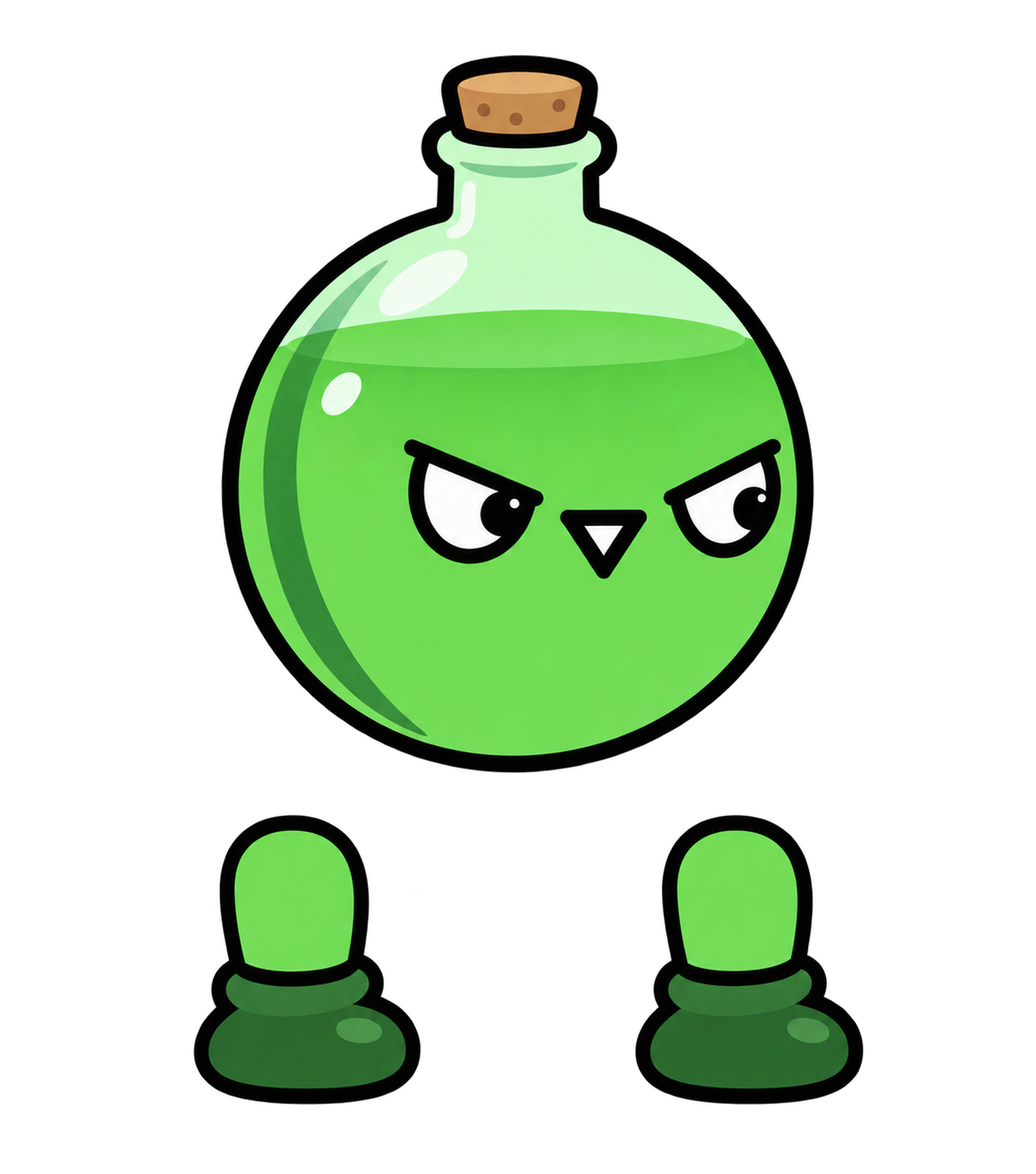
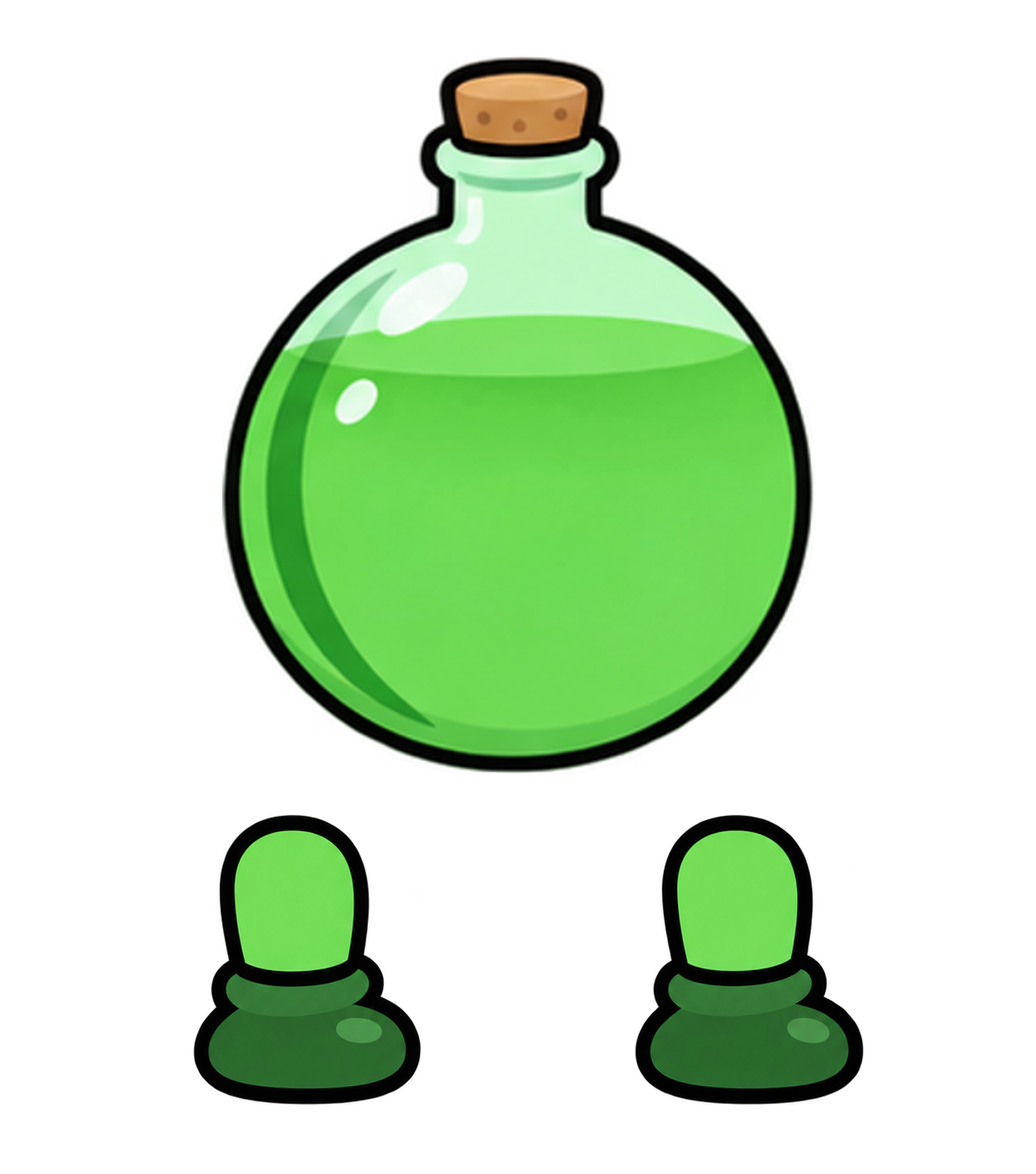
Layer changes from the first w=1036, h=1174 image to the second:
painted on "머리" over [220, 55, 814, 774]
